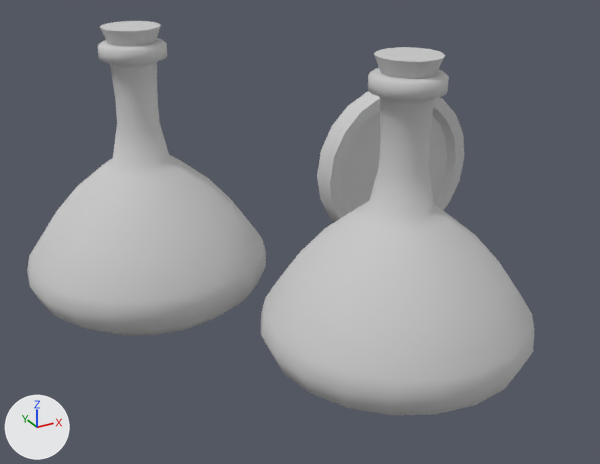
Before and after pictures for a commit that changed the FBX model Dextery/Assets/ActualProject/_Assets/Enviroment/SM_Items.FBX.
Camera for both pictures: a 50 mm lens placed at (-0.516, -1.002, 0.55), pointed at (-0.063, -0.178, 0.138). Arrows for +X, +Y and +Z are at lower left; the lights stay in place. Where no turn or scale is listed for an object, it has been applied to the vertices.

The first picture shows 'SM_Item_Coin', 'SM_Item_PotionBottle_Heal', 'SM_PotionBottle_Mana'.
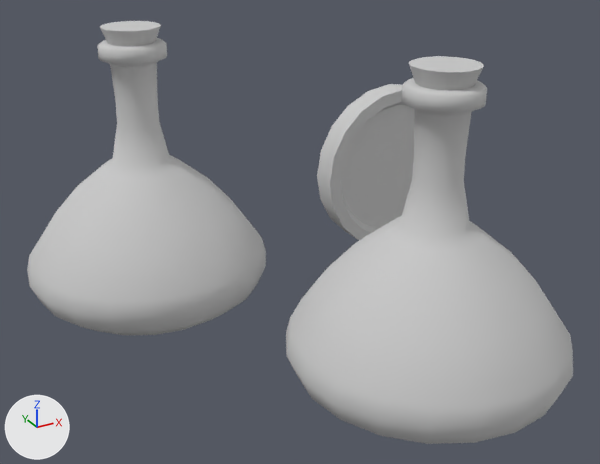
What differs and where, as boxes (x1, y1, x2, y2) in the pictures (600 x 464 px):
```json
{"object": "SM_Item_PotionBottle_Heal", "change": "moved", "before": [261, 47, 534, 415], "after": [286, 56, 573, 444]}
```

Scene script edits in JSON lines:
```json
{"op": "set", "path": "ob_sm_item_potionbottle_heal.location", "old": "(-0.001, -0.3, 0.0)", "new": "(0.003, -0.356, 0.0)"}
```
